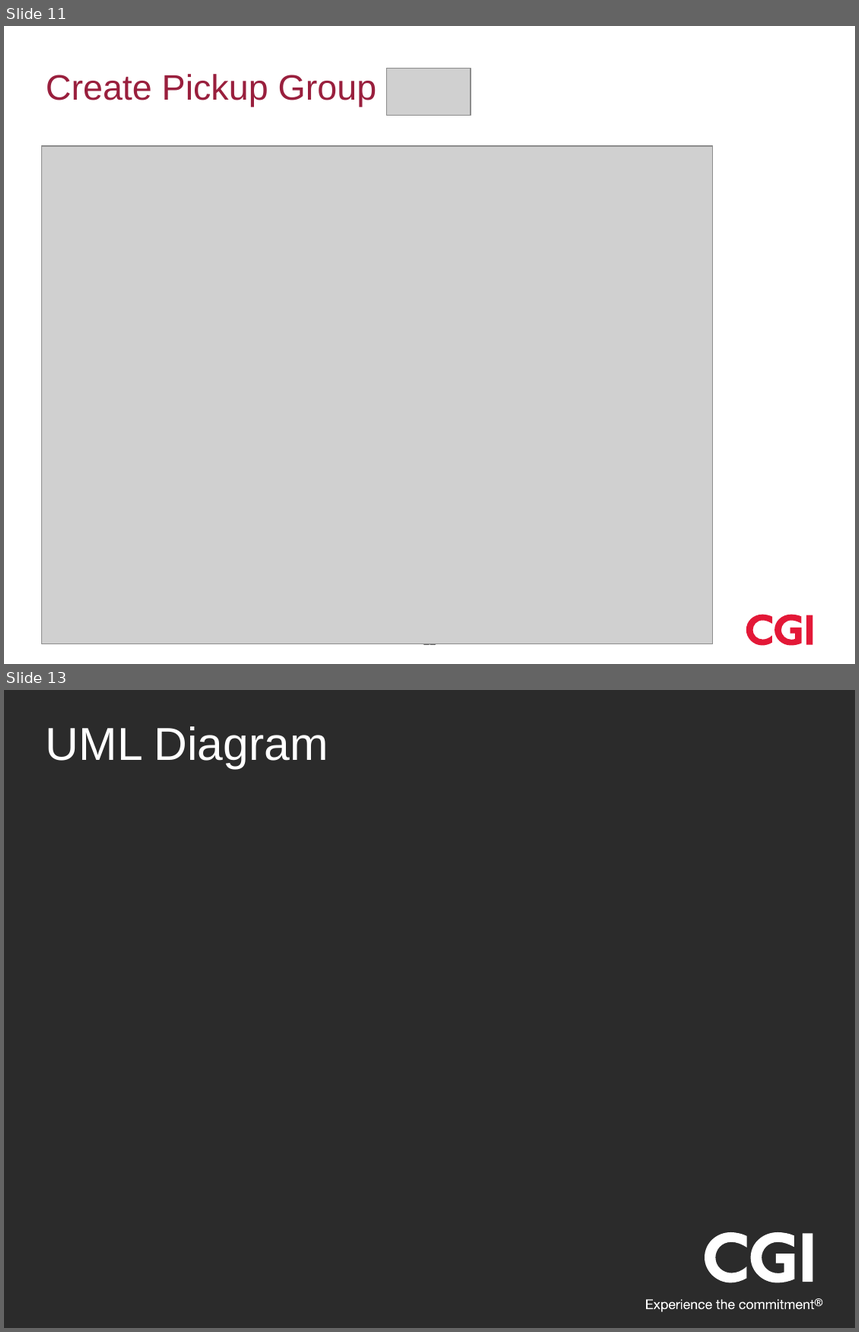
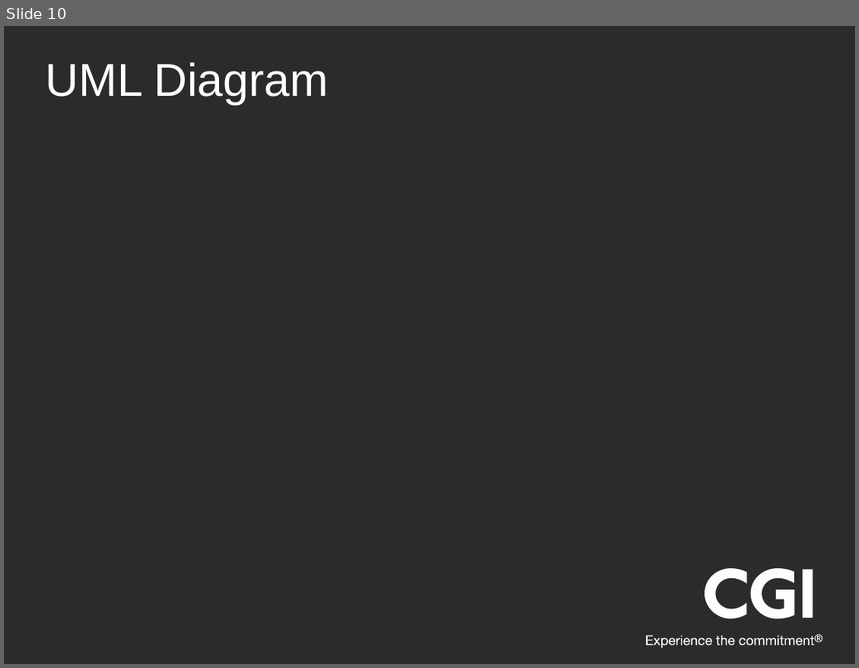
Before and after one commit to ChaseCGI/GoingGreen, a slide deck: Going Green Presentation.pptx. Shown one above the other, each under a label of ours: slides 11 and 13 before the commit, slide 10 after it; the slides between them are not shown. The pictures are 859x1332 and 859x668 pixels, drawn with LibreOffice and Linux fonts; fonts in the diff are those of the drawing; grey boxes stand for pictures; background and template pictures are left out; a plain dark background stands for a picture behind light text. Boxes give left, top, right and bottom in pixels: in the first picture for what was removed or moved away, otherwise in the second. Text is boxed around its words. In the diff, an @@ line names an element or a change of style, - is before the commit and + after.

```diff
--- a/Going Green Presentation.pptx
+++ b/Going Green Presentation.pptx
@@ slide 11 removed at (4,26,855,664), background #FFFFFF @@
@@ picture removed at (386,69,471,116) @@
@@ title removed at (46,74,377,107) @@
-Create Pickup Group
@@ picture removed at (41,146,713,645) @@
@@ freeform shape removed at (747,615,772,645) @@
@@ freeform shape removed at (775,615,803,645) @@
@@ rectangle removed at (807,615,813,645) @@
@@ page number removed at (423,644,436,648) @@
-11
@@ what was slide 13 is now slide 10 @@
```
Also in this commit, not shown: 2 slides changed, 8 slides added, 9 other slides removed, 3 other files.
